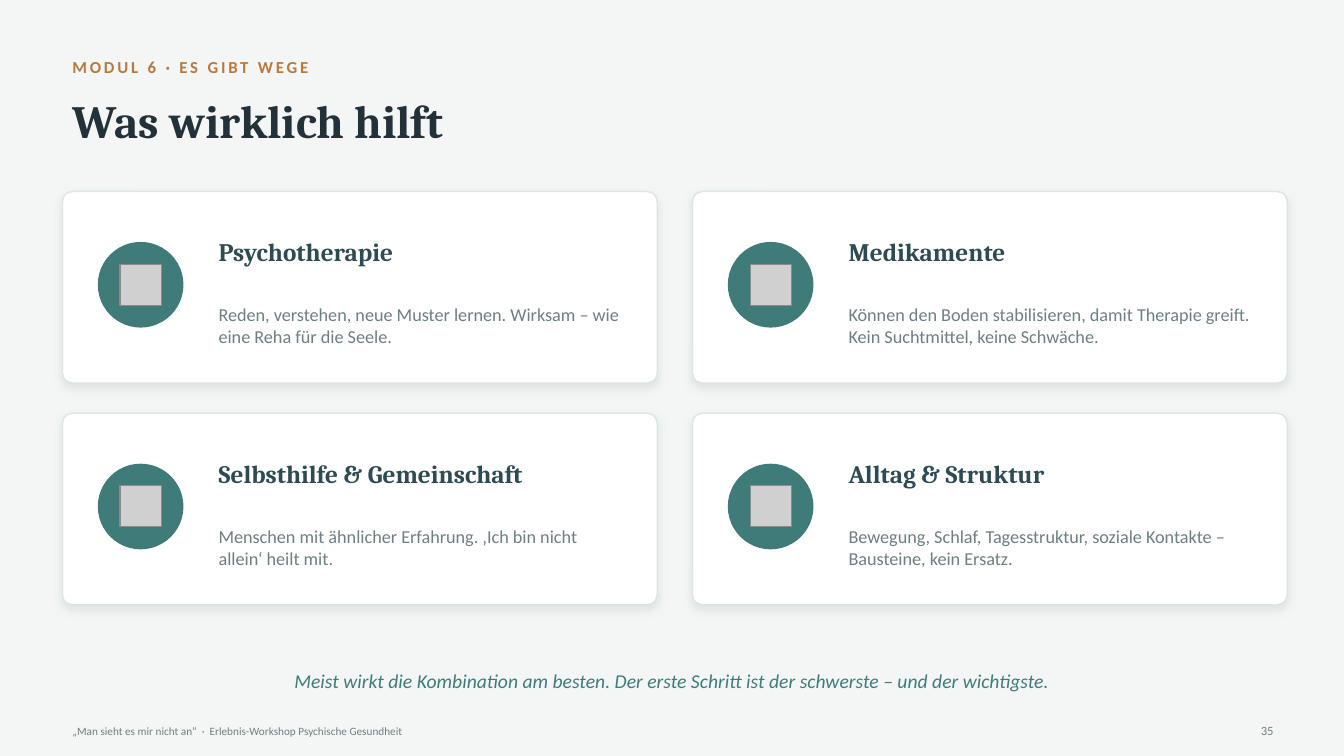
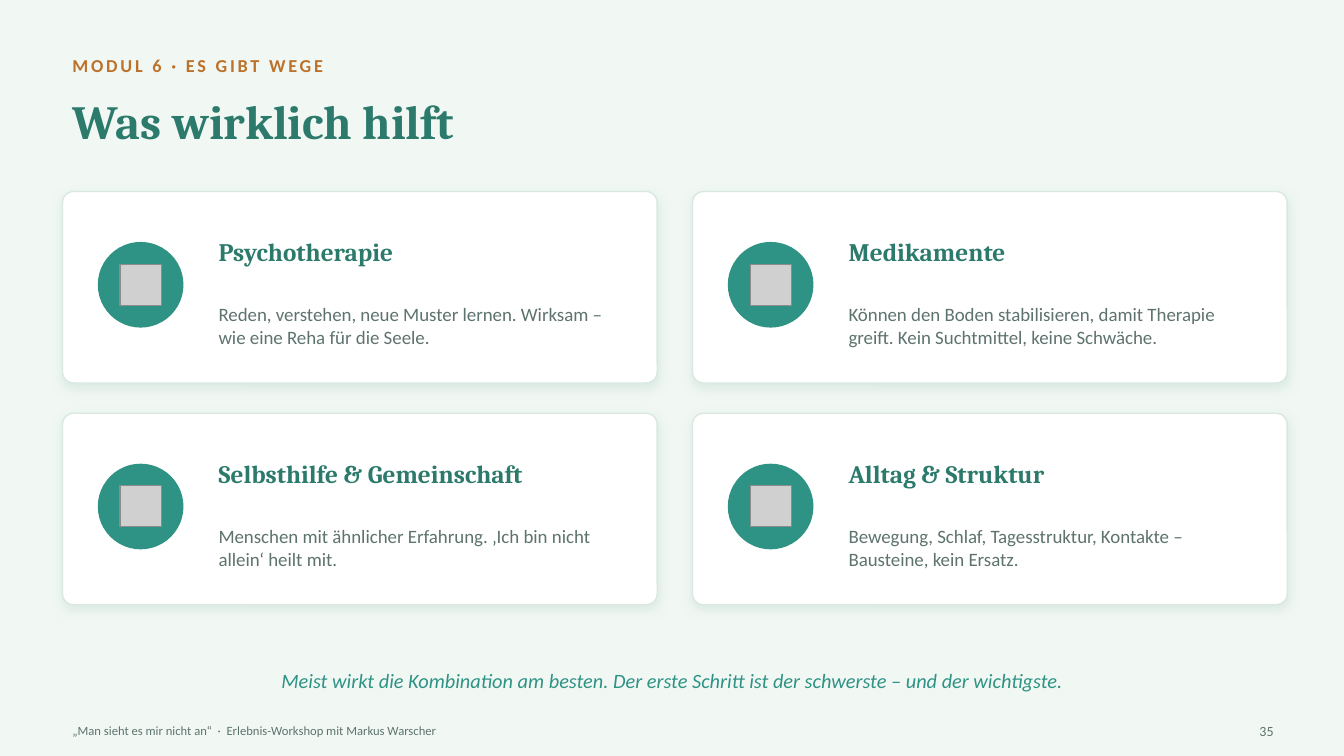
Before and after one commit to warscher80/spanwerk-datenschutz, a slide deck: slide 35 of workshop-psychische-gesundheit/Foliensatz_Man-sieht-es-mir-nicht-an.pptx. Drawn at 1344x756 pixels with LibreOffice and Linux fonts; fonts in the diff are those of the drawing; grey boxes stand for pictures. Boxes give left, top, right and bottom in pixels: in the first picture for what was removed or moved away, otherwise in the second. Text is boxed around its words. In the diff, an @@ line names an element or a change of style, - is before the commit and + after.

```diff
--- a/workshop-psychische-gesundheit/Foliensatz_Man-sieht-es-mir-nicht-an.pptx
+++ b/workshop-psychische-gesundheit/Foliensatz_Man-sieht-es-mir-nicht-an.pptx
@@ background #F3F6F5 to #F1F8F4 @@
@@ text "MODUL 6 · ES GIBT ..." at <box>72,59,323,72</box>: size 12 to 13 pt, text colour #B9793B to #BC722A @@
@@ text "Was wirklich hilft" at <box>72,105,454,140</box>: size 33 to 34 pt, text colour #233139 to #2C7A6B @@
@@ outline #DCE6E3 1 pt to #D9E9E1 1 pt; shadow changed; proportions changed in 4 elements at <box>63,192,657,383</box>, <box>693,192,1288,383</box>, <box>63,413,657,605</box>, <box>693,413,1288,605</box> @@
@@ text colour #2E4A52 to #2C7A6B in 4 elements at <box>219,243,393,267</box>, <box>849,243,1006,261</box>, <box>219,465,523,484</box>, <box>849,465,1045,489</box> @@
@@ fill #3F7C79 to #2E9284 in 4 elements at <box>98,242,184,328</box>, <box>728,242,814,328</box>, <box>98,464,184,549</box>, <box>728,464,814,549</box> @@
@@ size 13 to 13.5 pt, text colour #6E7F84 to #5E736E in 3 elements at <box>219,308,588,344</box>, <box>849,308,1214,347</box>, <box>219,530,590,566</box> @@
@@ text at <box>849,530,1169,568</box>: text changed; size 13 to 13.5 pt; text colour #6E7F84 to #5E736E @@
-Bewegung, Schlaf, Tagesstruktur, soziale Kontakte – Bausteine, kein Ersatz.
+Bewegung, Schlaf, Tagesstruktur, Kontakte – Bausteine, kein Ersatz.
@@ text "Meist wirkt die Kombination am ..." at <box>281,674,1062,692</box>: size 14 to 14.5 pt, text colour #3F7C79 to #2E9284 @@
@@ text "35" at <box>1259,727,1273,736</box>: size 9 to 10 pt, text colour #6E7F84 to #5E736E @@
@@ text at <box>72,726,436,737</box>: text changed; size 8 to 9 pt; text colour #6E7F84 to #5E736E @@
-„Man sieht es mir nicht an“ · Erlebnis-Workshop Psychische Gesundheit
+„Man sieht es mir nicht an“ · Erlebnis-Workshop mit Markus Warscher
```
Also in this commit, not shown: 38 other slides changed, 1 slide added, 4 other files.
